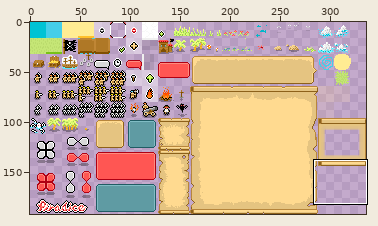
Edited in one commit: sprite sheet (media/sprites.png). Above, an overview of the earlier version with the close-up marked.
Close-up. Before the commit:
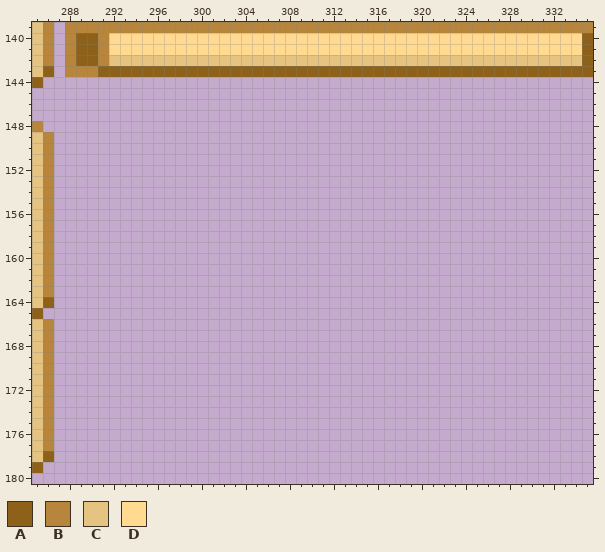
The file is 336x192 pixels. Pixels under 10% opacity are left out. Colours within 5 levels of each other are drawn and written as one. Shown: x 285..335, y 139..180.
Palette (. is transparent): A #8d611a  B #b7863c  C #e5c481  D #ffda90
Pixels before, first column x 285:
139 CB.BBBBBBBBBBBBBBBBBBBBBBBBBBBBBBBBBBBBBBBBBBBBBBBB
140 CB.BAABDDDDDDDDDDDDDDDDDDDDDDDDDDDDDDDDDDDDDDDDDDDA
141 CB.BAABDDDDDDDDDDDDDDDDDDDDDDDDDDDDDDDDDDDDDDDDDDDA
142 CB.BAABCCCCCCCCCCCCCCCCCCCCCCCCCCCCCCCCCCCCCCCCCCCA
143 CA.BBBAAAAAAAAAAAAAAAAAAAAAAAAAAAAAAAAAAAAAAAAAAAAA
144 A..................................................
145 ...................................................
146 ...................................................
147 ...................................................
148 B..................................................
149 CB.................................................
150 CB.................................................
151 CB.................................................
152 CB.................................................
153 CB.................................................
154 CB.................................................
155 CB.................................................
156 CB.................................................
157 CB.................................................
158 CB.................................................
159 CB.................................................
160 CB.................................................
161 CB.................................................
162 CB.................................................
163 CB.................................................
164 CA.................................................
165 A..................................................
166 CB.................................................
167 CB.................................................
168 CB.................................................
169 CB.................................................
170 CB.................................................
171 CB.................................................
172 CB.................................................
173 CB.................................................
174 CB.................................................
175 CB.................................................
176 CB.................................................
177 CB.................................................
178 CA.................................................
179 A..................................................
And afterwards:
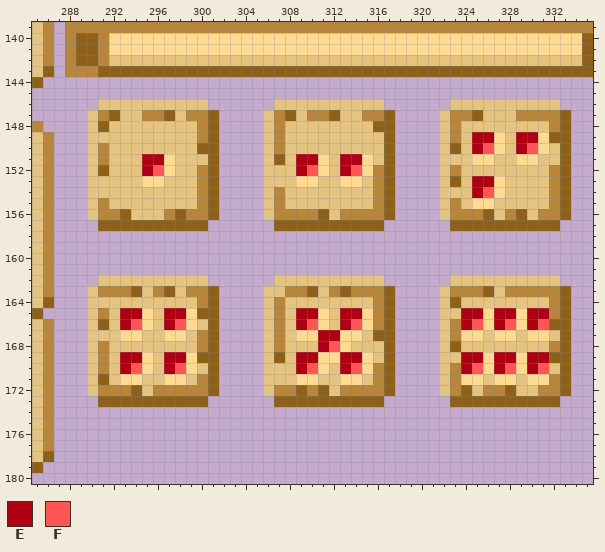
Colours new in this view: E #b00013  F #ff5653
Difference:
y 146: x 291..300 .......... -> CCCCCCCCCC; x 307..316 .......... -> CCCCCCCCCC; x 323..332 .......... -> CCCCCCCCCC
y 147: x 290..301 ............ -> CBACCBBACBBA; x 306..317 ............ -> CBACBBACCBBA; x 322..333 ............ -> CBBACCCBBBBA
y 148: x 290..301 ............ -> CACCCCCCCCBA; x 306..317 ............ -> CBCCCCCCCCAA; x 322..333 ............ -> CBCCCCCCCCBA
y 149: x 290..301 ............ -> CCCCCCCCCCBA; x 306..317 ............ -> CBCCCCCCCCCA; x 322..333 ............ -> CBCEEDCEEDAA
y 150: x 290..301 ............ -> CBCCCCCCCCAA; x 306..317 ............ -> CBCCCCCCCCCA; x 322..333 ............ -> CACEFDCEFDCA
y 151: x 290..301 ............ -> CBCCCEEDCCCA; x 306..317 ............ -> CACEEDCEEDCA; x 322..333 ............ -> CCCDDCCDDCCA
y 152: x 290..301 ............ -> CACCCEFDCCBA; x 306..317 ............ -> CCCEFDCEFDBA; x 322..333 ............ -> CBCCCCCCCCBA
y 153: x 290..301 ............ -> CCCCCDDCCCBA; x 306..317 ............ -> CCCDDCCDDCBA; x 322..333 ............ -> CACEEDCCCCBA
y 154: x 290..301 ............ -> CCCCCCCCCCBA; x 306..317 ............ -> CBCCCCCCCCBA; x 322..333 ............ -> CCCEFDCCCCBA
y 155: x 290..301 ............ -> CBCCCCCCCCBA; x 306..317 ............ -> CBCCCCCCCCBA; x 322..333 ............ -> CBCDDCCCCCBA
y 156: x 290..301 ............ -> CBBACCCBABBA; x 306..317 ............ -> CBBBBACBBBBA; x 322..333 ............ -> CBBBACBACBBA
y 157: x 291..300 .......... -> AAAAAAAAAA; x 307..316 .......... -> AAAAAAAAAA; x 323..332 .......... -> AAAAAAAAAA
y 162: x 291..300 .......... -> CCCCCCCCCC; x 307..316 .......... -> CCCCCCCCCC; x 323..332 .......... -> CCCCCCCCCC
y 163: x 290..301 ............ -> CBBBACBACBBA; x 306..317 ............ -> CCBBACBABBBA; x 322..333 ............ -> CBBBACBBBBBA
y 164: x 290..301 ............ -> CCCCCCCCCCBA; x 306..317 ............ -> CBCCCCCCCCBA; x 322..333 ............ -> CACCCCCCCCBA
y 165: x 290..301 ............ -> CBCEEDCEEDAA; x 306..317 ............ -> CBCEEDCEEDBA; x 322..333 ............ -> CCEEDEEDEEBA
y 166: x 290..301 ............ -> CACEFDCEFDCA; x 306..317 ............ -> CBCEFDCEFDBA; x 322..333 ............ -> CBEFDEFDEFAA
y 167: x 290..301 ............ -> CCCDDCCDDCBA; x 306..317 ............ -> CBCDDEEDDCAA; x 322..333 ............ -> CBDDCDDCDDCA
y 168: x 290..301 ............ -> CBCCCCCCCCBA; x 306..317 ............ -> CBCCCEFDCCCA; x 322..333 ............ -> CACCCCCCCCBA
y 169: x 290..301 ............ -> CBCEEDCEEDAA; x 306..317 ............ -> CACEEDDEEDCA; x 322..333 ............ -> CCEEDEEDEEAA
y 170: x 290..301 ............ -> CBCEFDCEFDCA; x 306..317 ............ -> CCCEFDCEFDBA; x 322..333 ............ -> CBEFDEFDEFCA
y 171: x 290..301 ............ -> CACDDCCDDCBA; x 306..317 ............ -> CCCDDCCDDCBA; x 322..333 ............ -> CBDDCDDCDDBA
y 172: x 290..301 ............ -> CBBBACBBBBBA; x 306..317 ............ -> CBBABACBBBBA; x 322..333 ............ -> CBACBBACCBBA
y 173: x 291..300 .......... -> AAAAAAAAAA; x 307..316 .......... -> AAAAAAAAAA; x 323..332 .......... -> AAAAAAAAAA
Where, in picture pixels (left, top, right, bottom), the same in both close-ups:
added: (87, 99, 219, 407)
added: (263, 99, 395, 407)
added: (439, 99, 571, 407)
